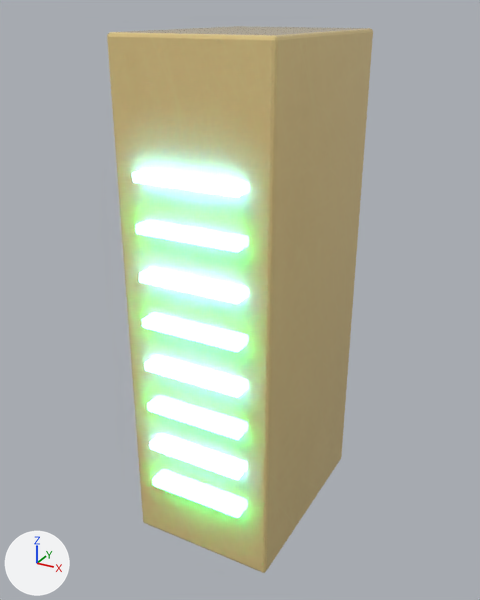
The glTF model unity/Assets/Art/BlenderBaked/prop-server-rack/mesh_prop-server-rack.glb, before and after one commit.
Camera for both pictures: a 50 mm camera at (1.13, -2.13, 1.99) aimed at (-0.02, -0.04, 0.94). Every picture has the same lights, and +X, +Y and +Z are marked at lower left. The older version comes first. Where no turn or scale is listed for an object, it has been applied to the vertices. Vertices at exactly the same position are counted once.

In view in the first picture: 'mesh_prop-server-rack'.
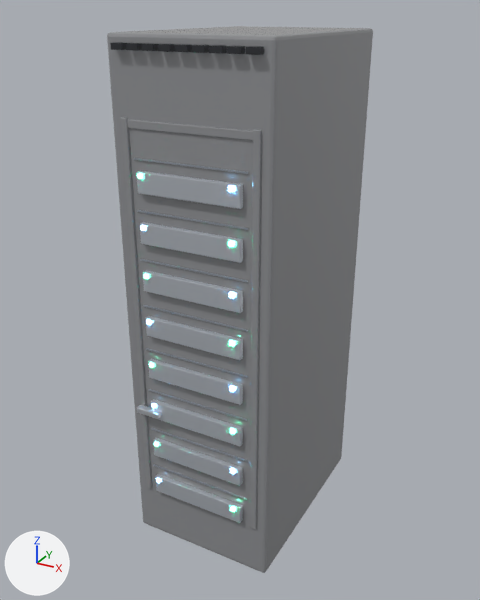
Where the change shows, as pixel boxes (x1, y1, x2, y2) in the pictures (480 x 600 px; the box of a moved part takes in the faces that stretch with it):
'mesh_prop-server-rack', surface changed, reshaped (yellow to grey)
    both: (107, 26, 373, 573)
part 1 of me_cube, moved or reshaped (not visible before)
    after: (127, 119, 253, 141)
part 2 of me_cube, moved or reshaped (not visible before)
    after: (250, 129, 262, 529)
part 3 of me_cube, moved or reshaped (not visible before)
    after: (137, 405, 161, 419)
part 4 of me_cube, moved or reshaped (not visible before)
    after: (246, 46, 264, 55)
part 5 of me_cube, moved or reshaped (not visible before)
    after: (227, 46, 245, 54)
part 6 of me_cube, moved or reshaped (not visible before)
    after: (209, 45, 227, 54)
part 7 of me_cube, moved or reshaped (not visible before)
    after: (191, 45, 209, 53)
part 8 of me_cube, moved or reshaped (not visible before)
    after: (174, 44, 192, 52)
part 9 of me_cube, moved or reshaped (not visible before)
    after: (158, 44, 175, 52)
part 10 of me_cube, moved or reshaped (not visible before)
    after: (142, 43, 158, 51)
part 11 of me_cube, moved or reshaped (not visible before)
    after: (126, 43, 142, 51)
part 12 of me_cube, moved or reshaped (not visible before)
    after: (110, 42, 126, 50)
part 13 of me_cube, reshaped
    before: (133, 171, 243, 518)
    after: (120, 117, 248, 523)

The change, as a list of edits to the scene's bpy script:
```text
Change mat_m_prop_rack_body_dark:
    remove # nodes: BsdfPrincipled, Mapping x3, Math, NormalMap, OutputMaterial, SeparateColor, TexImage x3, UVMap x3
    remove # uses the picture img_metal048a_1k_jpg_color
    nodes: BsdfPrincipled, Mapping x2, Math, NormalMap, OutputMaterial, SeparateColor, TexImage x2, UVMap x2
    colours: grey #9b9da0
Change me_cube:
    used by ob_mesh_prop_server_rack; location = (0.0, 0.0, 0.0)
    remove me_cube.from_pydata(...)  # 1872 vertices, 3528 faces; spans x -0.29..0.29, y -0.45..0.41, z 0.0..1.92
    add me_cube.from_pydata(...)  # 2608 vertices, 4920 faces; spans x -0.29..0.29, y -0.45..0.41, z 0.0..1.92
    me_cube part 1: the loose piece of 56 vertices spanning x -0.21..0.21, y -0.35..-0.33, z 1.41..1.5 is scaled about its middle by (1.08, 2.96, 0.269), then moved by (0.0, -0.06, 0.2), in mat_m_prop_rack_body_dark
    me_cube part 2: the loose piece of 56 vertices spanning x -0.22..0.22, y -0.4..-0.37, z 0.25..1.67 is scaled about its middle by (0.0515, 1.11, 1.03), then moved by (0.24, -0.02, -0.02), in mat_m_prop_rack_body_dark
    me_cube part 3: the loose piece of 56 vertices spanning x -0.21..0.21, y -0.35..-0.33, z 0.54..0.64 is scaled about its middle by (0.227, 2.74, 0.203), then moved by (-0.2, -0.09, 0.0), in mat_m_prop_rack_frame_trim (white #dadee5)
    me_cube part 4: the loose piece of 56 vertices spanning x 0.23..0.26, y -0.03..0.03, z 1.87..1.88 is moved by (-0.01, -0.41, 0.01)
    me_cube part 5: the loose piece of 56 vertices spanning x 0.17..0.2, y -0.03..0.03, z 1.87..1.88 is moved by (-0.01, -0.41, 0.01)
    me_cube part 6: the loose piece of 56 vertices spanning x 0.11..0.14, y -0.03..0.03, z 1.87..1.88 is moved by (-0.01, -0.41, 0.01)
    me_cube part 7: the loose piece of 56 vertices spanning x 0.05..0.09, y -0.03..0.03, z 1.87..1.88 is moved by (-0.01, -0.41, 0.01)
    me_cube part 8: the loose piece of 56 vertices spanning x -0.01..0.03, y -0.03..0.03, z 1.87..1.88 is moved by (-0.01, -0.41, 0.01)
    me_cube part 9: the loose piece of 56 vertices spanning x -0.06..-0.03, y -0.03..0.03, z 1.87..1.88 is moved by (-0.01, -0.41, 0.01)
    me_cube part 10: the loose piece of 56 vertices spanning x -0.12..-0.09, y -0.03..0.03, z 1.87..1.88 is moved by (-0.01, -0.41, 0.01)
    me_cube part 11: the loose piece of 56 vertices spanning x -0.18..-0.15, y -0.03..0.03, z 1.87..1.88 is moved by (-0.01, -0.41, 0.01)
    me_cube part 12: the loose piece of 56 vertices spanning x -0.24..-0.2, y -0.03..0.03, z 1.87..1.88 is moved by (-0.01, -0.41, 0.01)
    me_cube part 13: 66 vertices removed from x -0.28..0.28, y -0.45..-0.33, z 0.06..1.51; 802 vertices added at x -0.28..0.28, y -0.44..-0.34, z 0.06..1.67
    other edits to the shape of me_cube do not show in these pictures
```
